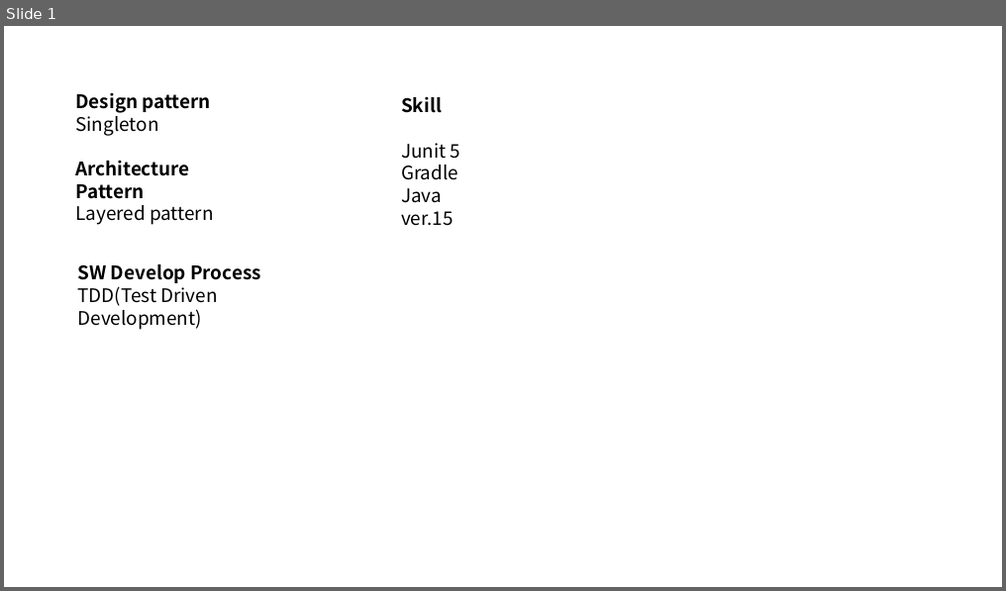
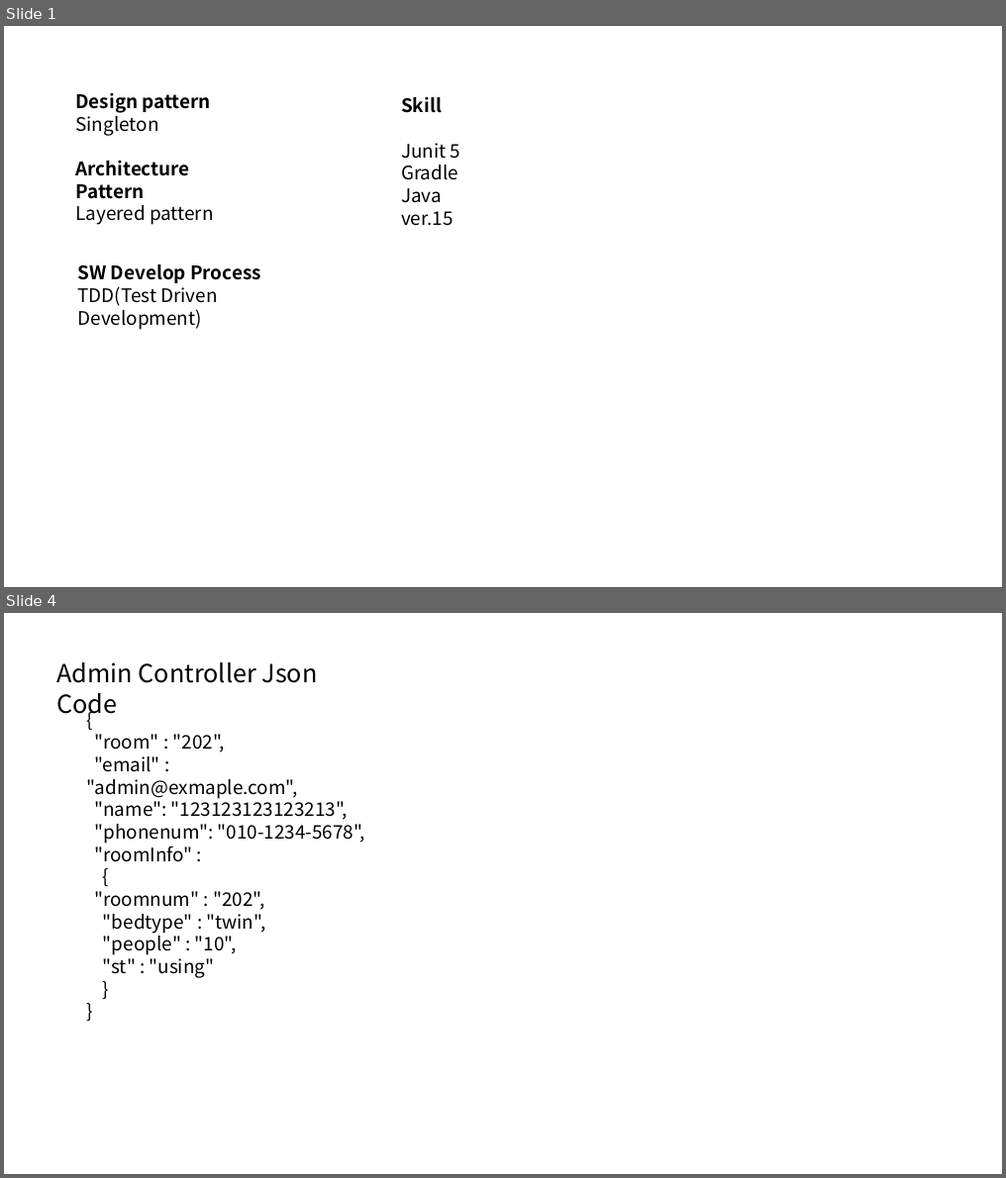
Before and after one commit to KIM-JS-95/Hotel-Service-with-Web-Socket, a slide deck: admin.pptx. Shown one above the other, each under a label of ours: slide 1 before the commit, slides 1 and 4 after it; the slides between them are not shown. The pictures are 1006x591 and 1006x1178 pixels, drawn with LibreOffice and Linux fonts; fonts in the diff are those of the drawing. Boxes give left, top, right and bottom in pixels: in the first picture for what was removed or moved away, otherwise in the second. Text is boxed around its words. In the diff, an @@ line names an element or a change of style, - is before the commit and + after.

```diff
--- a/admin.pptx
+++ b/admin.pptx
@@ slide 4 added at [4,613,1002,1174], background #FFFFFF @@
@@ text added at [57,663,318,720], 24 pt, text #000000 @@
+Admin Controller Json Code
@@ text added at [86,734,365,978], 18 pt, text #000000 @@
+{
+"room" : "202",
+"email" : "admin@exmaple.com",
+"name": "123123123123213",
+"phonenum": "010-1234-5678",
+"roomInfo" :
+{
+"roomnum" : "202",
+"bedtype" : "twin",
+"people" : "10",
+"st" : "using"
+}
+}
```
Also in this commit, not shown: 1 slide changed, 2 other slides added, 1 slide removed, 34 other files.
